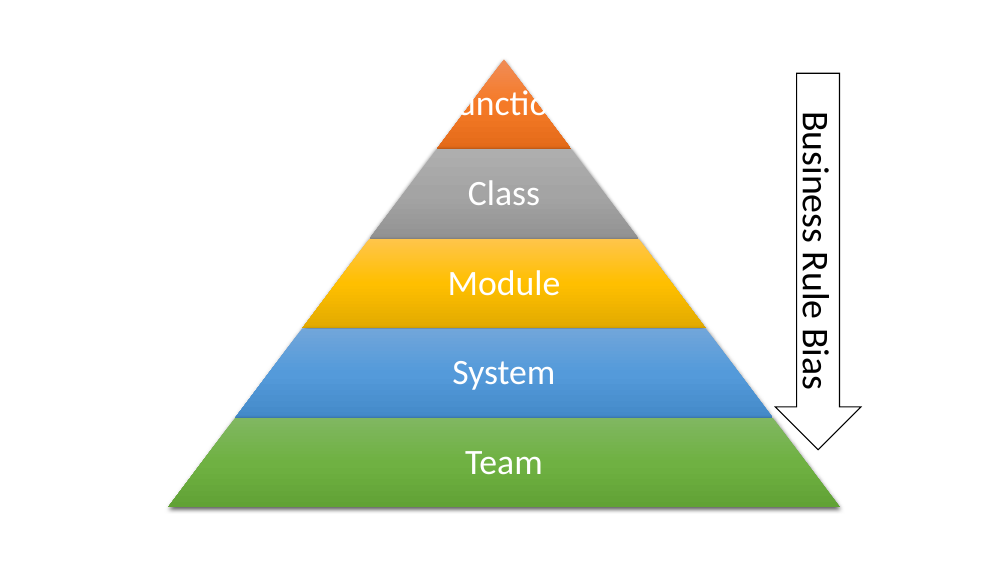
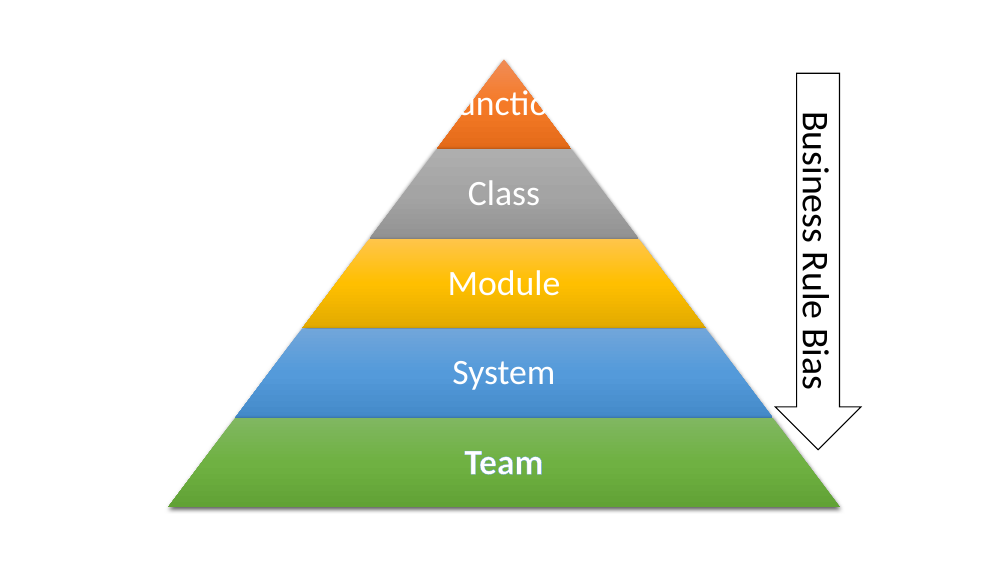
Before and after one commit to linus123/linus123.github.io, a slide deck: slide 1 of src/SingleResponsibilityPrinciple/images.pptx. Drawn at 1008x567 pixels with LibreOffice and Linux fonts; fonts in the diff are those of the drawing. Boxes give left, top, right and bottom in pixels: in the first picture for what was removed or moved away, otherwise in the second. Text is boxed around its words. In the diff, an @@ line names an element or a change of style, - is before the commit and + after.

```diff
--- a/src/SingleResponsibilityPrinciple/images.pptx
+++ b/src/SingleResponsibilityPrinciple/images.pptx
@@ text "Team" at [464, 451, 543, 475]: letter outline none to #5B9BD5 0.8 pt, bold on @@
```
Also in this commit, not shown: 1 slide added, 10 other files.
